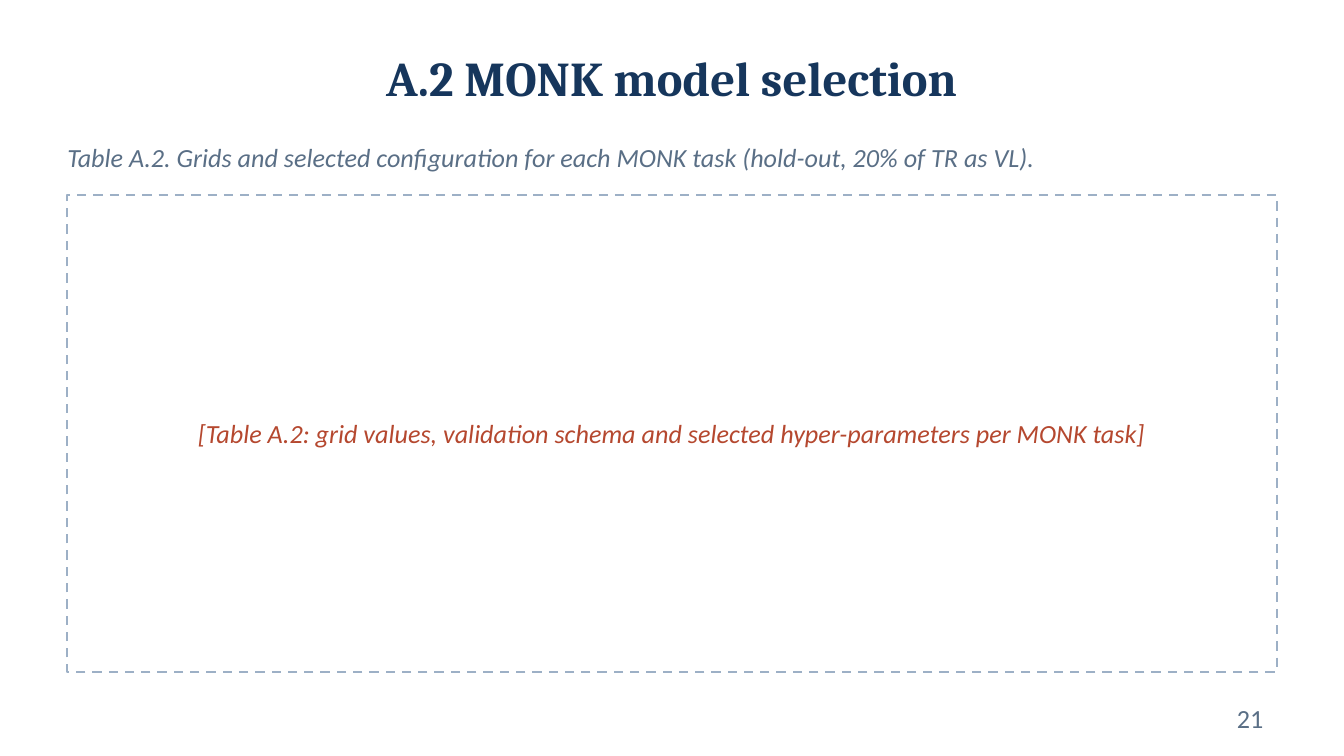
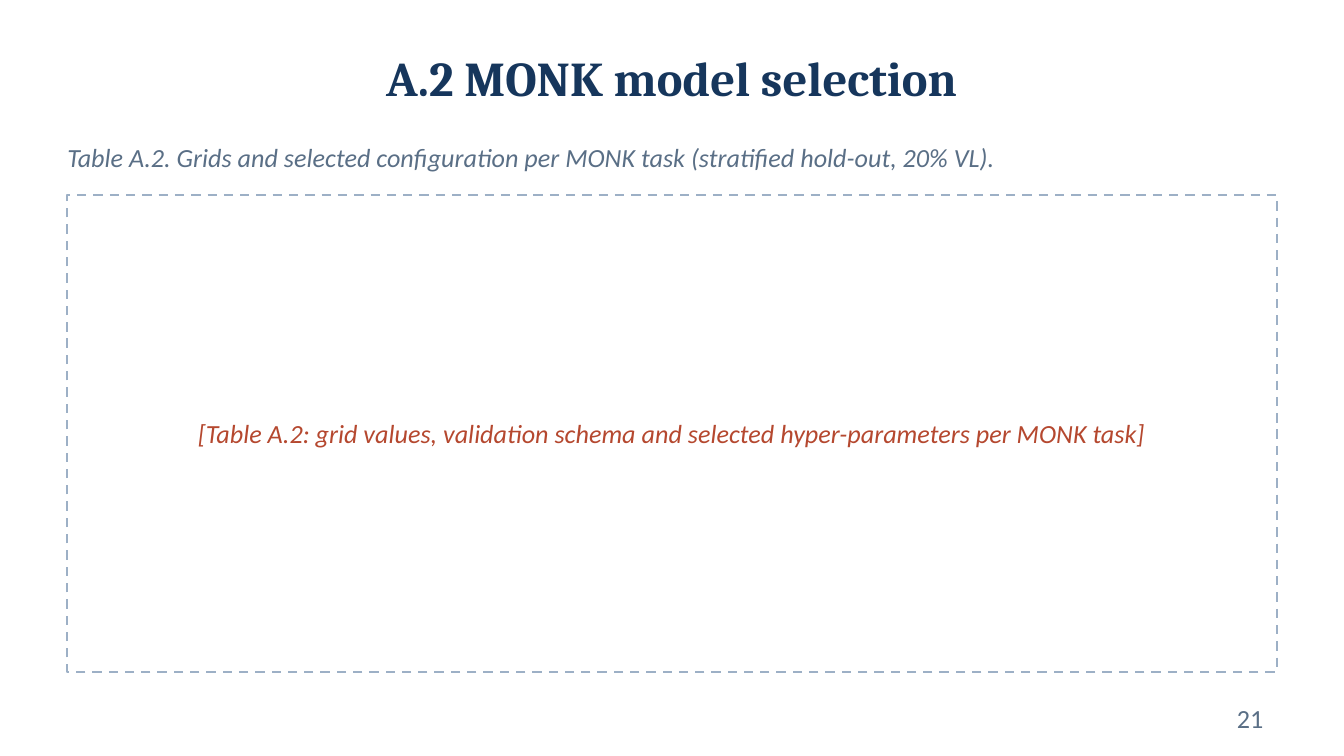
Before and after one commit to Fred-ef/ml_proj, a slide deck: slide 21 of Federico_Cristofaro_ML-2025_slides.pptx. Drawn at 1344x756 pixels with LibreOffice and Linux fonts; fonts in the diff are those of the drawing. Boxes give left, top, right and bottom in pixels: in the first picture for what was removed or moved away, otherwise in the second. Text is boxed around its words. In the diff, an @@ line names an element or a change of style, - is before the commit and + after.

```diff
--- a/Federico_Cristofaro_ML-2025_slides.pptx
+++ b/Federico_Cristofaro_ML-2025_slides.pptx
@@ text at (x1=67, y1=148, x2=994, y2=172): text changed @@
-Table A.2. Grids and selected configuration for each MONK task (hold-out, 20% of TR as VL).
+Table A.2. Grids and selected configuration per MONK task (stratified hold-out, 20% VL).
```
Also in this commit, not shown: 4 other slides changed.
